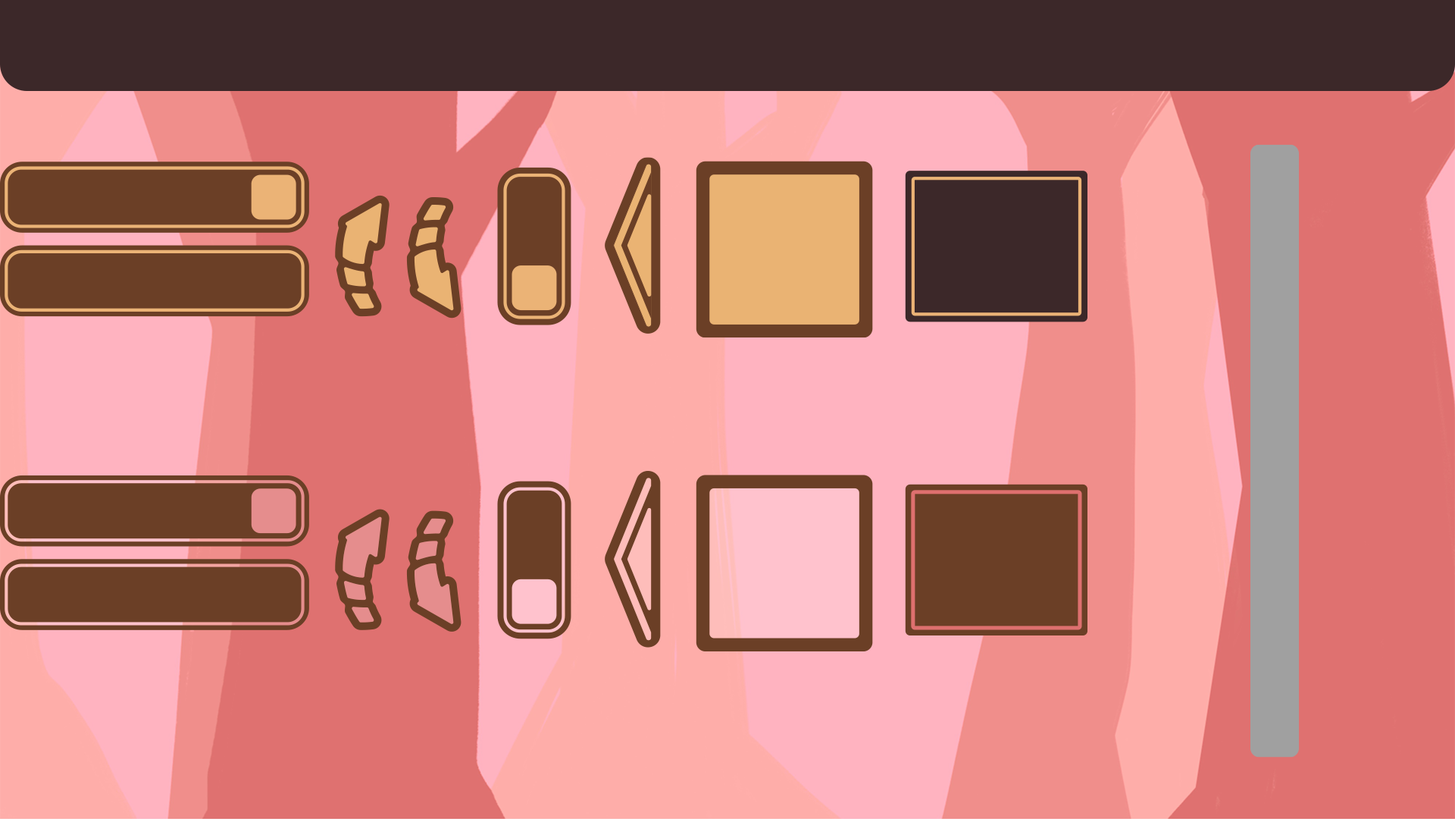
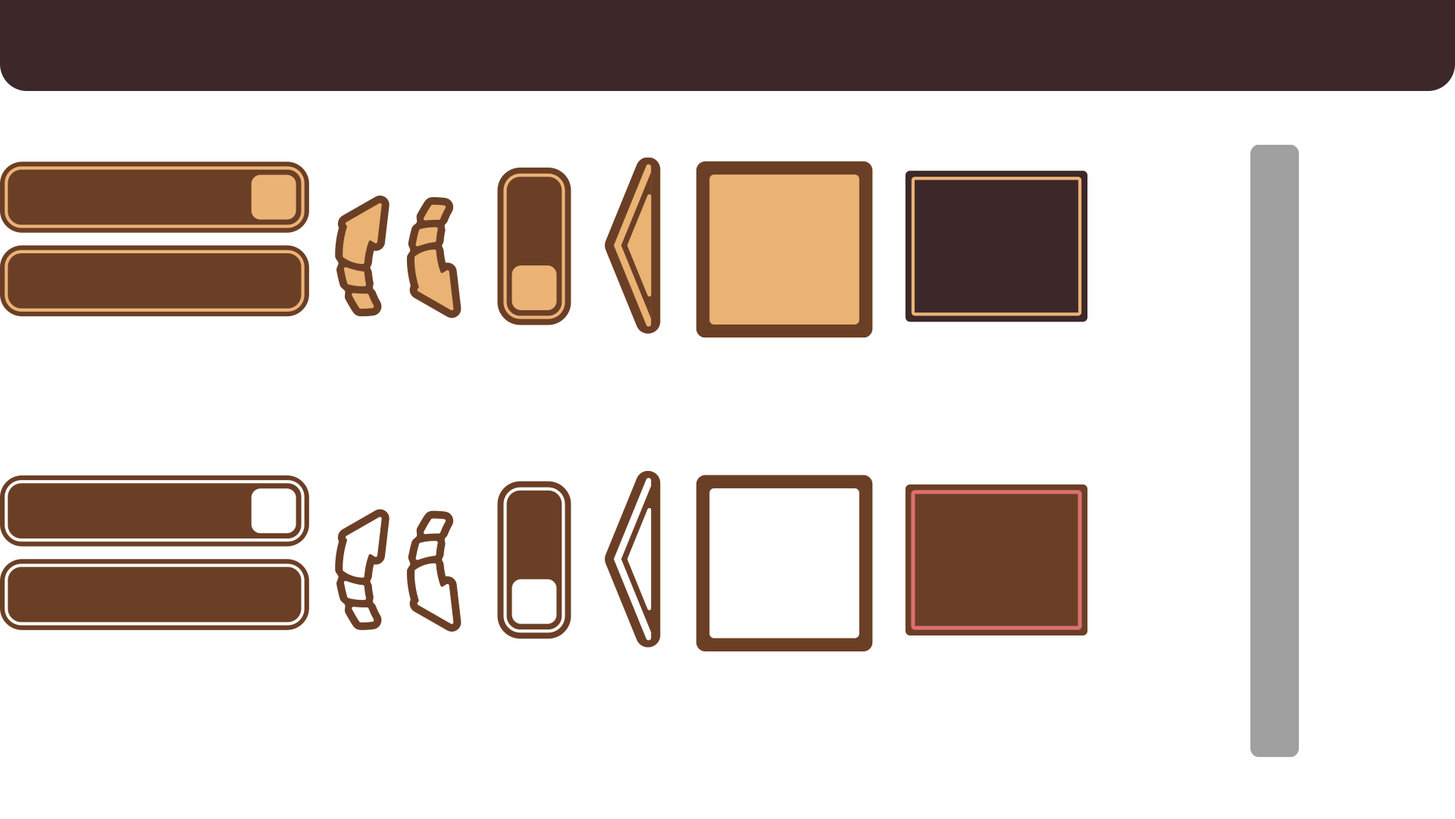
The second w=1455, h=819 image is a revision of the first. Changes to its layers:
removed layer "red_bg" from group "画板 1" over [0, 65, 1455, 819]
